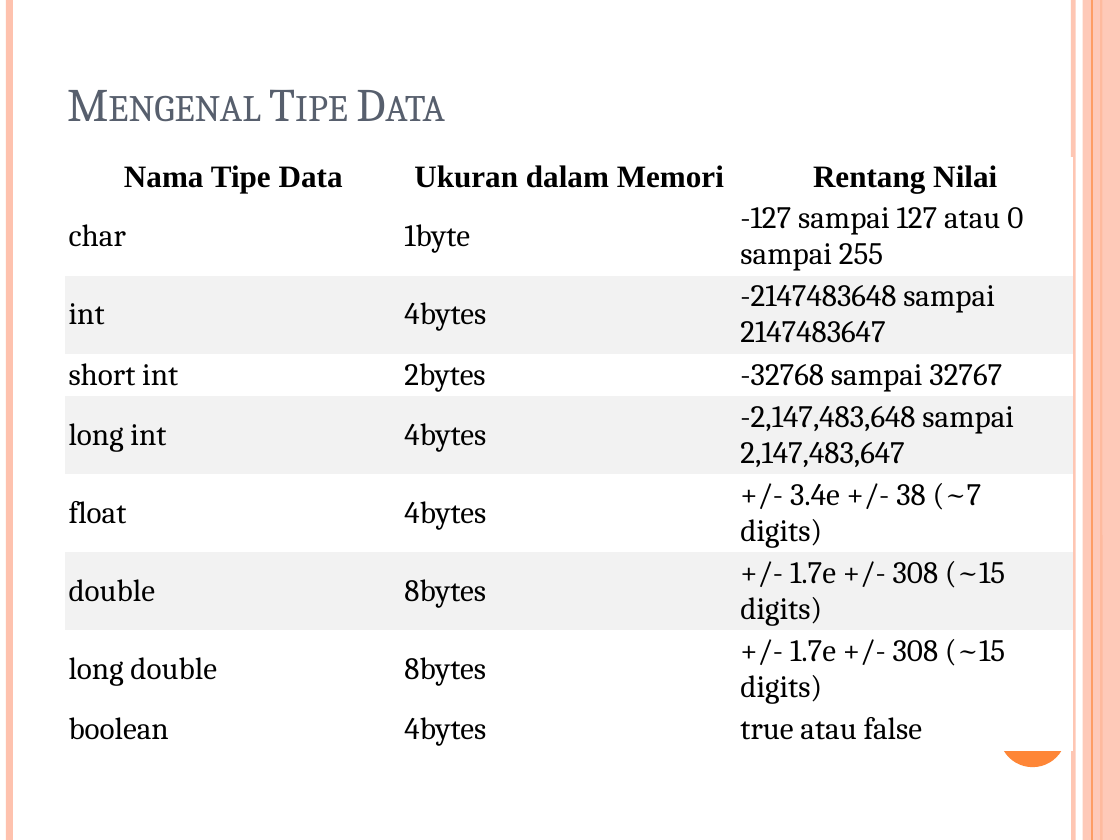
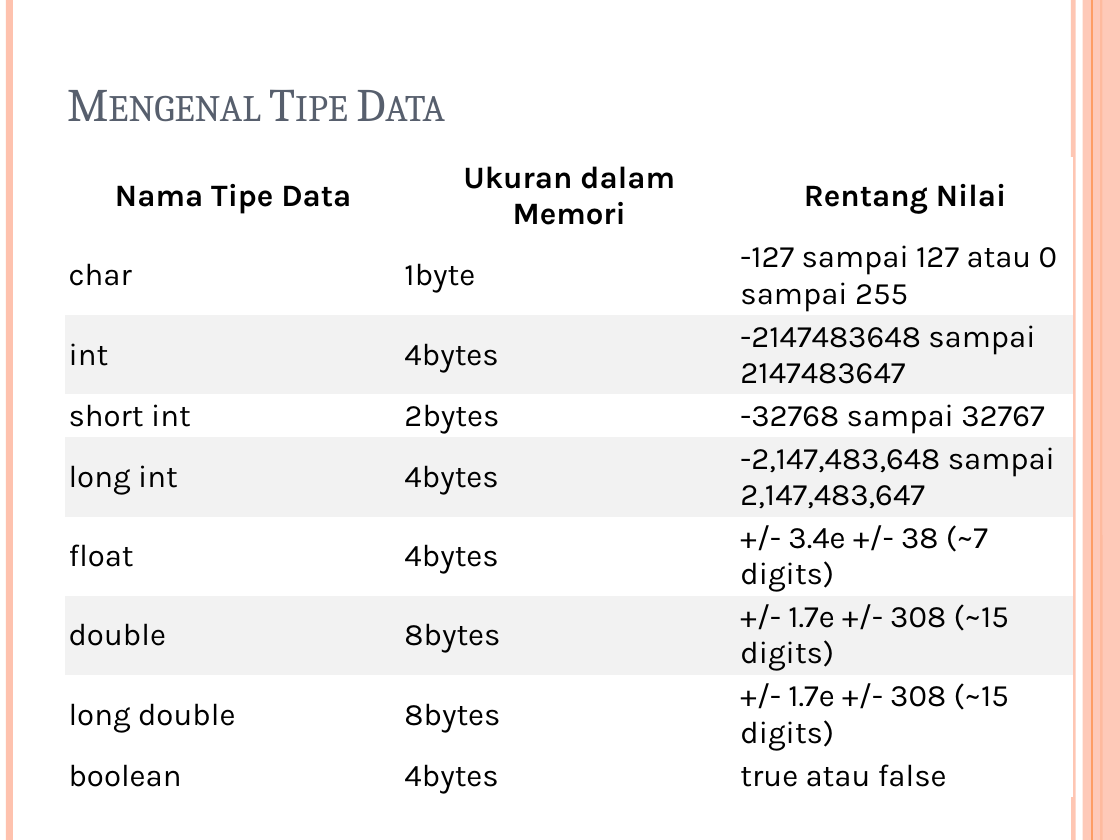
Before and after one commit to tandasanyu/Binus_CPP_2023, a slide deck: slide 10 of Pertemuan1/Pengenalan C++_Pertemuan1_02-09-2023.pptx (slide 4 before the commit). Drawn at 1120x840 pixels with LibreOffice and Linux fonts; fonts in the diff are those of the drawing. Boxes give left, top, right and bottom in pixels: in the first picture for what was removed or moved away, otherwise in the second. Text is boxed around its words. In the diff, an @@ line names an element or a change of style, - is before the commit and + after.

```diff
--- a/Pertemuan1/Pengenalan C++_Pertemuan1_02-09-2023.pptx
+++ b/Pertemuan1/Pengenalan C++_Pertemuan1_02-09-2023.pptx
@@ table at <box>65,157,1073,812</box> @@
@@ font Times New Roman to Karla in "Nama Tipe Data", "Ukuran dalam Memori", "Rentang Nilai" @@
@@ font Cambria to Karla in "char", "1byte", "-127 sampai 127 atau 0 sampai 255", "int" and 20 more places @@
```
Also in this commit, not shown: 8 other slides changed, 9 slides added.
